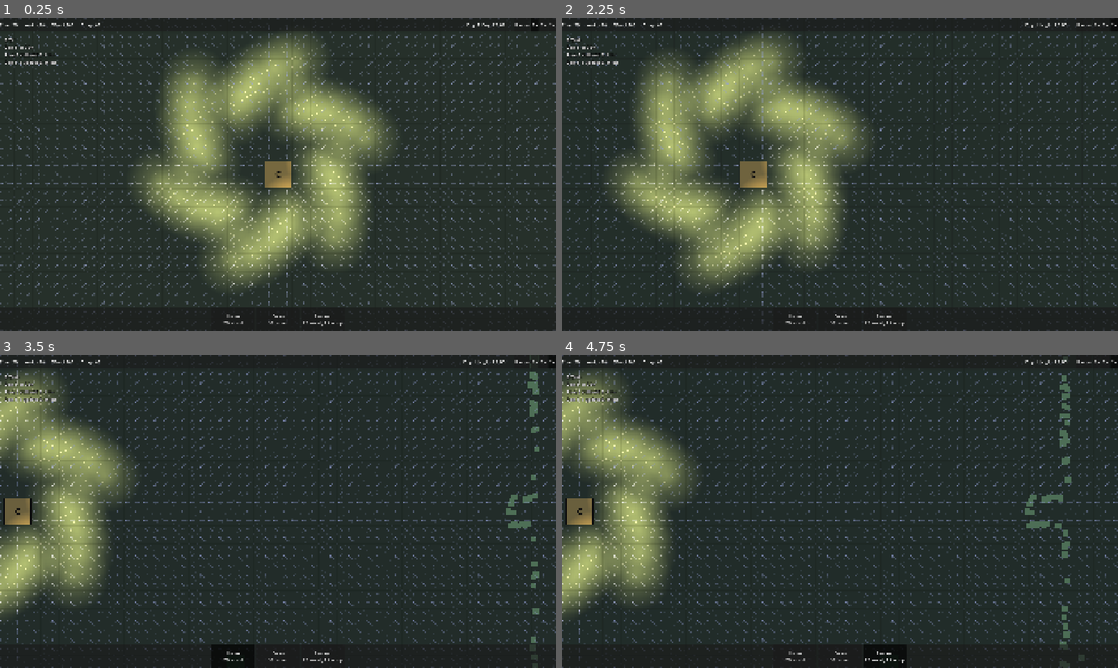
Above: before the commit, frames 1-4 (two rows, left to right).
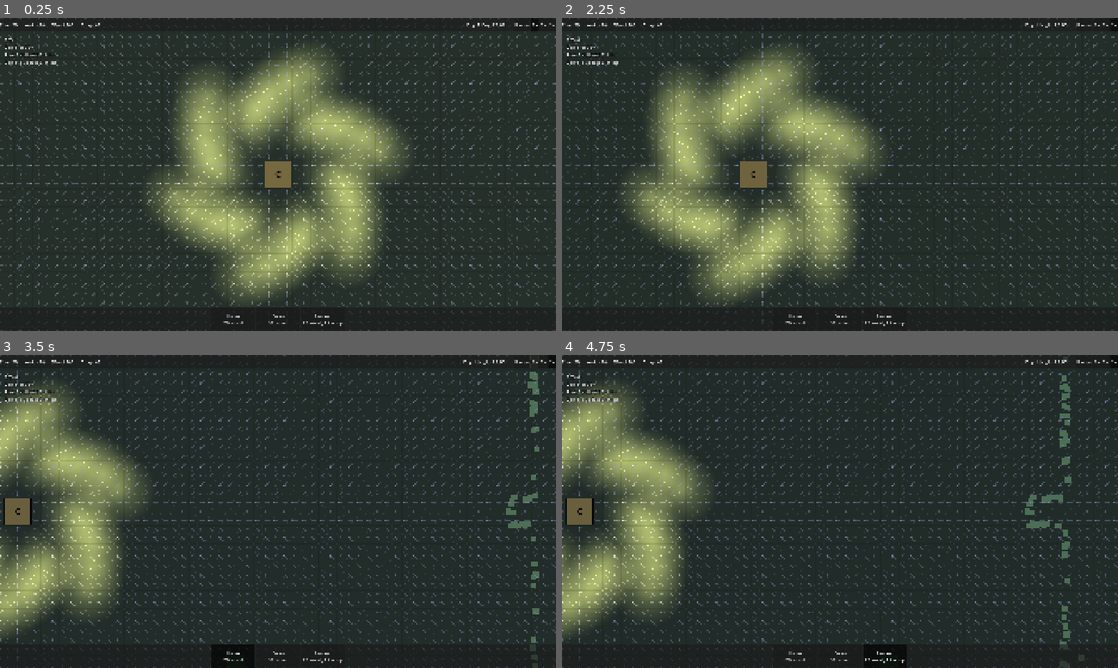
Above: after the commit, the same moments.

Repository: J3vb/zombie-city-builder
Game: Godot game, scene res://scenes/tests/light_test.tscn
Same seed, same stepped clock (60 frames per second), same inputs: the game is played once before the commit and once after it. This scene is started directly instead of the project's main scene.
Inputs:
- Up to frame 1 (0.25 s): no input
- Up to frame 2 (2.25 s): click "1x" at 0.5 s; click "2x" at 1.25 s; click "3x" at 2 s
- Up to frame 3 (3.5 s): click "House 20 wood" at 2.75 s
- Up to frame 4 (4.75 s): click "Farm 30 wood" at 3.5 s; click "Storage 25 wood, 10 scrap" at 4.25 s

The runs differ from the first frame. In frame 1, 17% of the frame differs, in the area x 23-73%, y 4-92%; in frame 2, 17%, in the area x 8-58%, y 5-92%; in frame 3, 9.6%; in frame 4, 9.6%.

Commit message:
Separate town simulation from its views and protect building footprints

Diff:
--- a/scenes/buildings/building.tscn
+++ b/scenes/buildings/building.tscn
@@ -1,6 +1,10 @@
-[gd_scene load_steps=2 format=3]
+[gd_scene load_steps=3 format=3]
 
 [ext_resource type="Script" path="res://scripts/buildings/building.gd" id="1_script"]
+[ext_resource type="Script" path="res://scripts/buildings/building_view_2d.gd" id="2_view"]
 
 [node name="Building" type="Node2D"]
 script = ExtResource("1_script")
+
+[node name="View" type="Node2D" parent="."]
+script = ExtResource("2_view")
--- a/scenes/buildings/command_post.tscn
+++ b/scenes/buildings/command_post.tscn
@@ -1,6 +1,7 @@
-[gd_scene load_steps=2 format=3]
+[gd_scene load_steps=3 format=3]
 
-[ext_resource type="Script" path="res://scripts/buildings/command_post.gd" id="1_script"]
+[ext_resource type="PackedScene" path="res://scenes/buildings/building.tscn" id="1_building"]
+[ext_resource type="Script" path="res://scripts/buildings/command_post.gd" id="2_script"]
 
-[node name="CommandPost" type="Node2D"]
-script = ExtResource("1_script")
+[node name="CommandPost" instance=ExtResource("1_building")]
+script = ExtResource("2_script")
--- a/scenes/units/zombie_manager.tscn
+++ b/scenes/units/zombie_manager.tscn
@@ -1,9 +1,14 @@
-[gd_scene load_steps=2 format=3]
+[gd_scene load_steps=3 format=3]
 
 [ext_resource type="Script" path="res://scripts/units/zombie_manager.gd" id="1_zm"]
+[ext_resource type="Script" path="res://scripts/units/zombie_view_2d.gd" id="2_view"]
 
 [node name="ZombieManager" type="Node2D"]
 z_index = 5
 script = ExtResource("1_zm")
 
 [node name="Mesh" type="MultiMeshInstance2D" parent="."]
+script = ExtResource("2_view")
+
+[connection signal="crowd_configured" from="." to="Mesh" method="setup"]
+[connection signal="crowd_updated" from="." to="Mesh" method="present"]
--- a/scripts/autoload/economy.gd
+++ b/scripts/autoload/economy.gd
@@ -37,5 +37,7 @@
 	if not can_afford(cost):
 		return false
 	for id: StringName in cost:
-		add(id, -cost[id])
+		stock[id] = get_amount(id) - cost[id]
+	for id: StringName in cost:
+		EventBus.resource_changed.emit(id, stock[id])
 	return true
--- a/scripts/buildings/building.gd
+++ b/scripts/buildings/building.gd
@@ -1,10 +1,8 @@
 class_name Building
-extends Node2D
-## A placed building. Draws a placeholder block until real art exists.
+extends Node
+## Simulation state for one placed building. Grid owns its footprint.
 
-const OUTLINE := Color(0.05, 0.05, 0.05)
-const BAR_BACK := Color(0.1, 0.1, 0.1)
-const BAR_FRONT := Color(0.85, 0.2, 0.15)
+signal health_changed
 
 var def: BuildingDef
 var cell: Vector2i
@@ -12,59 +10,51 @@
 var cells: Array[Vector2i] = []
 
 var _grid: Grid
-var _tile: Vector2
 var _balance: BalanceDef = preload("res://data/balance.tres")
 
 
-func setup(building_def: BuildingDef, anchor: Vector2i, grid: Grid, tile: Vector2) -> void:
+func setup(building_def: BuildingDef, anchor: Vector2i, grid: Grid) -> void:
 	def = building_def
 	cell = anchor
 	health = def.max_health
 	cells = Grid.cells_of(anchor, def.size)
 	_grid = grid
-	_tile = tile
-	position = grid.cell_to_world(anchor) - tile / 2.0
-	queue_redraw()
+
+
+func sim_bounds() -> Rect2:
+	return Rect2(Vector2(cell * _grid.tile_size), Vector2(def.size * _grid.tile_size))
+
+
+func sim_center() -> Vector2:
+	return sim_bounds().get_center()
 
 
 func take_damage(amount: int) -> void:
-	if health <= 0:
+	if is_queued_for_deletion():
 		return
 	health -= amount
-	queue_redraw()
 	if health <= 0:
-		_on_destroyed()
-		_remove()
+		_remove(false)
+	else:
+		health_changed.emit()
 
 
 func demolish() -> void:
-	for id_key: StringName in def.cost:
-		Economy.add(id_key, floori(def.cost[id_key] * _balance.demolish_refund))
-	_remove()
+	if not is_queued_for_deletion():
+		_remove(true)
+
+
+func _remove(demolished: bool) -> void:
+	# Mark removal before notifying listeners that may replace this building.
+	queue_free()
+	_grid.release(cells, self)
+	if demolished:
+		for id: StringName in def.cost:
+			Economy.add(id, floori(def.cost[id] * _balance.demolish_refund))
+	else:
+		_on_destroyed()
+	EventBus.building_destroyed.emit(self)
 
 
 func _on_destroyed() -> void:
 	pass
-
-
-func _remove() -> void:
-	_grid.release(cells)
-	EventBus.building_destroyed.emit(self)
-	queue_free()
-
-
-func _draw() -> void:
-	var rect := Rect2(Vector2.ZERO, Vector2(def.size) * _tile)
-	draw_rect(rect.grow(-2), def.color)
-	draw_rect(rect.grow(-2), OUTLINE, false, 3.0)
-	var font := ThemeDB.fallback_font
-	var font_size := int(_tile.y * 0.9)
-	var label := def.display_name.left(1)
-	var text_size := font.get_string_size(label, HORIZONTAL_ALIGNMENT_LEFT, -1, font_size)
-	var text_pos := rect.get_center() + Vector2(-text_size.x / 2.0, font_size * 0.35)
-	draw_string(font, text_pos, label, HORIZONTAL_ALIGNMENT_LEFT, -1, font_size, OUTLINE)
-	if health < def.max_health:
-		var bar := Rect2(4, 4, rect.size.x - 8, 6)
-		draw_rect(bar, BAR_BACK)
-		bar.size.x *= float(health) / def.max_health
-		draw_rect(bar, BAR_FRONT)
--- /dev/null
+++ b/scripts/buildings/building_view_2d.gd
@@ -0,0 +1,33 @@
+extends Node2D
+## Draws the current 2D building and damage bar at its simulation footprint.
+
+const OUTLINE := Color(0.05, 0.05, 0.05)
+const BAR_BACK := Color(0.1, 0.1, 0.1)
+const BAR_FRONT := Color(0.85, 0.2, 0.15)
+
+@onready var building := get_parent() as Building
+
+
+func _ready() -> void:
+	if building.def != null:
+		position = building.sim_bounds().position
+	building.health_changed.connect(queue_redraw)
+
+
+func _draw() -> void:
+	if building.def == null:
+		return
+	var rect := Rect2(Vector2.ZERO, building.sim_bounds().size)
+	draw_rect(rect.grow(-2), building.def.color)
+	draw_rect(rect.grow(-2), OUTLINE, false, 3.0)
+	var font := ThemeDB.fallback_font
+	var font_size := int(rect.size.y / building.def.size.y * 0.9)
+	var label := building.def.display_name.left(1)
+	var text_size := font.get_string_size(label, HORIZONTAL_ALIGNMENT_LEFT, -1, font_size)
+	var text_pos := rect.get_center() + Vector2(-text_size.x / 2.0, font_size * 0.35)
+	draw_string(font, text_pos, label, HORIZONTAL_ALIGNMENT_LEFT, -1, font_size, OUTLINE)
+	if building.health < building.def.max_health:
+		var bar := Rect2(4, 4, rect.size.x - 8, 6)
+		draw_rect(bar, BAR_BACK)
+		bar.size.x *= float(building.health) / building.def.max_health
+		draw_rect(bar, BAR_FRONT)
--- a/scripts/debug/light_test.gd
+++ b/scripts/debug/light_test.gd
@@ -27,7 +27,7 @@
 	gradient.set_color(0, Color.WHITE)
 	gradient.set_color(1, Color(1, 1, 1, 0))
 	tex.gradient = gradient
-	var centre := world.command_post.position
+	var centre := world.command_post.sim_center()
 	for i in LIGHTS:
 		var light := PointLight2D.new()
 		light.texture = tex
--- a/scripts/units/zombie_manager.gd
+++ b/scripts/units/zombie_manager.gd
@@ -1,13 +1,19 @@
 class_name ZombieManager
-extends Node2D
-## All zombies as rows in packed arrays, drawn in one MultiMesh.
+extends Node
+## Simulates all zombies in packed arrays and publishes one batch for rendering.
 ## A row index is only valid inside the current frame: deaths are removed at
 ## the end of the frame by swapping the last row into the gap.
 
+signal crowd_configured(capacity: int, world_size: Vector2)
+signal crowd_updated(
+	positions: PackedVector2Array,
+	types: PackedByteArray,
+	states: PackedByteArray,
+	defs: Array[ZombieDef],
+	count: int
+)
+
 enum State { HORDE, ATTACK }
-
-const FLOATS_PER_INSTANCE := 12
-const ATTACK_TINT := Color(1.0, 0.55, 0.45)
 
 var world: World
 var last_update_ms: float = 0.0
@@ -23,11 +29,8 @@
 var _dying := PackedInt32Array()
 var _hash := SpatialHash.new()
 var _near := PackedInt32Array()
-var _buffer := PackedFloat32Array()
 var _frame: int = 0
 var _tile: float = 32.0
-
-@onready var _mesh_instance: MultiMeshInstance2D = $Mesh
 
 
 func setup(owner_world: World) -> void:
@@ -39,20 +42,8 @@
 	_type.resize(cap)
 	_state.resize(cap)
 	_cooldown.resize(cap)
-	_buffer.resize(cap * FLOATS_PER_INSTANCE)
 	_hash.setup(world.grid.world_size(), _tile * 2.0)
-	var mm := MultiMesh.new()
-	mm.transform_format = MultiMesh.TRANSFORM_2D
-	mm.use_colors = true
-	var quad := QuadMesh.new()
-	quad.size = Vector2(1, 1)
-	mm.mesh = quad
-	mm.instance_count = cap
-	mm.visible_instance_count = 0
-	# The buffer is written directly, so Godot can't work out the bounds itself.
-	var world_size := world.grid.world_size()
-	mm.custom_aabb = AABB(Vector3(-64, -64, -1), Vector3(world_size.x + 128, world_size.y + 128, 2))
-	_mesh_instance.multimesh = mm
+	crowd_configured.emit(cap, world.grid.world_size())
 
 
 func count() -> int:
@@ -103,7 +94,7 @@
 	if dt > 0.0:
 		_step_all(dt)
 	_remove_dead()
-	_upload()
+	crowd_updated.emit(_pos, _type, _state, _defs, _count)
 	last_update_ms = (Time.get_ticks_usec() - start) / 1000.0
 
 
@@ -111,8 +102,8 @@
 	var field := world.flow_field
 	var grid := world.grid
 	var target := world.grid.world_size() / 2.0
-	if is_instance_valid(world.command_post):
-		target = world.command_post.global_position
+	if is_instance_valid(world.command_post) and not world.command_post.is_queued_for_deletion():
+		target = world.command_post.sim_center()
 	var sep_r := _balance.separation_radius
 	var sep_k := _balance.separation_strength
 	for i in _count:
@@ -126,7 +117,7 @@
 			dir = (target - p).normalized()
 		var ahead := p + dir * _tile * 0.5
 		var ahead_cell := Vector2i(floori(ahead.x / _tile), floori(ahead.y / _tile))
-		var building := grid.building_at(ahead_cell) as Building
+		var building := grid.building_at(ahead_cell)
 		if building:
 			_state[i] = State.ATTACK
 			_cooldown[i] -= dt
@@ -194,26 +185,3 @@
 		_cooldown[i] = _cooldown[last]
 		_count -= 1
 	_dying.clear()
-
-
-func _upload() -> void:
-	var mm := _mesh_instance.multimesh
-	for i in _count:
-		var def := _defs[_type[i]]
-		var size := def.radius * 2.0
-		var c := def.color * ATTACK_TINT if _state[i] == State.ATTACK else def.color
-		var o := i * FLOATS_PER_INSTANCE
-		_buffer[o] = size
-		_buffer[o + 1] = 0.0
-		_buffer[o + 2] = 0.0
-		_buffer[o + 3] = _pos[i].x
-		_buffer[o + 4] = 0.0
-		_buffer[o + 5] = size
-		_buffer[o + 6] = 0.0
-		_buffer[o + 7] = _pos[i].y
-		_buffer[o + 8] = c.r
-		_buffer[o + 9] = c.g
-		_buffer[o + 10] = c.b
-		_buffer[o + 11] = 1.0
-	RenderingServer.multimesh_set_buffer(mm.get_rid(), _buffer)
-	mm.visible_instance_count = _count
--- /dev/null
+++ b/scripts/units/zombie_view_2d.gd
@@ -0,0 +1,52 @@
+extends MultiMeshInstance2D
+## Uploads the Walker poses and colors to the 2D crowd mesh once per frame.
+
+const FLOATS_PER_INSTANCE := 12
+const ATTACK_TINT := Color(1.0, 0.55, 0.45)
+
+var _buffer := PackedFloat32Array()
+
+
+func setup(capacity: int, world_size: Vector2) -> void:
+	_buffer.resize(capacity * FLOATS_PER_INSTANCE)
+	var mm := MultiMesh.new()
+	mm.transform_format = MultiMesh.TRANSFORM_2D
+	mm.use_colors = true
+	var quad := QuadMesh.new()
+	quad.size = Vector2(1, 1)
+	mm.mesh = quad
+	mm.instance_count = capacity
+	mm.visible_instance_count = 0
+	# The buffer is written directly, so Godot can't work out the bounds itself.
+	mm.custom_aabb = AABB(Vector3(-64, -64, -1), Vector3(world_size.x + 128, world_size.y + 128, 2))
+	multimesh = mm
+
+
+func present(
+	positions: PackedVector2Array,
+	types: PackedByteArray,
+	states: PackedByteArray,
+	defs: Array[ZombieDef],
+	count: int
+) -> void:
+	multimesh.visible_instance_count = count
+	if count == 0:
+		return
+	for i in count:
+		var def := defs[types[i]]
+		var size := def.radius * 2.0
+		var c := def.color * ATTACK_TINT if states[i] == ZombieManager.State.ATTACK else def.color
+		var o := i * FLOATS_PER_INSTANCE
+		_buffer[o] = size
+		_buffer[o + 1] = 0.0
+		_buffer[o + 2] = 0.0
+		_buffer[o + 3] = positions[i].x
+		_buffer[o + 4] = 0.0
+		_buffer[o + 5] = size
+		_buffer[o + 6] = 0.0
+		_buffer[o + 7] = positions[i].y
+		_buffer[o + 8] = c.r
+		_buffer[o + 9] = c.g
+		_buffer[o + 10] = c.b
+		_buffer[o + 11] = 1.0
+	RenderingServer.multimesh_set_buffer(multimesh.get_rid(), _buffer)
--- a/scripts/world/build_tool.gd
+++ b/scripts/world/build_tool.gd
@@ -1,6 +1,6 @@
 class_name BuildTool
 extends Node2D
-## Places buildings: ghost preview, checks, spending.
+## Shows the placement preview and submits the selected building to World.
 
 const VALID := Color(0.3, 0.9, 0.4, 0.45)
 const INVALID := Color(0.95, 0.2, 0.2, 0.45)
@@ -10,7 +10,6 @@
 var world: World
 
 var _hover_cell := Vector2i(-1, -1)
-var _query := PackedInt32Array()
 
 
 func select(def: BuildingDef) -> void:
@@ -24,30 +23,14 @@
 
 
 func can_place(def: BuildingDef, cell: Vector2i) -> bool:
-	var cells := Grid.cells_of(cell, def.size)
-	if not world.grid.is_free(cells):
-		return false
-	if _zombie_in(cells):
-		return false
-	return Economy.can_afford(def.cost)
+	return world.can_place_building(def, cell)
 
 
 func place(cell: Vector2i) -> bool:
-	if selected == null or not can_place(selected, cell):
+	if selected == null or world.try_place_building(selected, cell) == null:
 		return false
-	Economy.spend(selected.cost)
-	world.spawn_building(selected, cell)
 	queue_redraw()
 	return true
-
-
-func _zombie_in(cells: Array[Vector2i]) -> bool:
-	var tile := world.tile_size()
-	for c in cells:
-		var centre := world.grid.cell_to_world(c)
-		if world.zombies.query(centre, tile.x * 0.71, _query) > 0:
-			return true
-	return false
 
 
 func _process(_delta: float) -> void:
--- a/scripts/world/grid.gd
+++ b/scripts/world/grid.gd
@@ -12,7 +12,7 @@
 var terrain_types: PackedByteArray
 var base_cost: PackedInt32Array
 var cost: PackedInt32Array
-var occupant: Dictionary[Vector2i, Node2D] = {}
+var occupant: Dictionary[Vector2i, Building] = {}
 
 
 func setup(map: MapDef, types: PackedByteArray, terrain: TerrainSet) -> void:
@@ -45,21 +45,30 @@
 	return true
 
 
-func occupy(cells: Array[Vector2i], building: Node2D) -> void:
+func occupy(cells: Array[Vector2i], building: Building) -> bool:
+	if building == null or cells.is_empty() or not is_free(cells):
+		return false
 	for cell in cells:
 		occupant[cell] = building
 		cost[index(cell)] = BLOCKED
 	changed.emit()
+	return true
 
 
-func release(cells: Array[Vector2i]) -> void:
+func release(cells: Array[Vector2i], owner_building: Building) -> void:
+	if owner_building == null:
+		return
+	var released := false
 	for cell in cells:
-		occupant.erase(cell)
-		cost[index(cell)] = base_cost[index(cell)]
-	changed.emit()
+		if occupant.get(cell) == owner_building:
+			occupant.erase(cell)
+			cost[index(cell)] = base_cost[index(cell)]
+			released = true
+	if released:
+		changed.emit()
 
 
-func building_at(cell: Vector2i) -> Node2D:
+func building_at(cell: Vector2i) -> Building:
 	return occupant.get(cell)
 
 
--- a/scripts/world/world.gd
+++ b/scripts/world/world.gd
@@ -13,6 +13,7 @@
 var command_post: Building
 var last_build_ms: float = 0.0
 
+var _nearby_zombies := PackedInt32Array()
 var _dirty := false
 var _task_id := -1
 var _pending_field: FlowField
@@ -37,7 +38,7 @@
 	camera.set_bounds(Rect2(Vector2.ZERO, grid.world_size()))
 	build_tool.world = self
 	command_post = spawn_building(COMMAND_POST, map_def.command_post_cell)
-	camera.position = command_post.position + Vector2(COMMAND_POST.size) * tile_size() / 2.0
+	camera.position = command_post.sim_center()
 	grid.changed.connect(_on_grid_changed)
 	_build_now()
 	zombies.setup(self)
@@ -65,11 +66,36 @@
 			terrain.set_cell(cell, 0, Vector2i(atlas_x, 0))
 
 
+func can_place_building(def: BuildingDef, cell: Vector2i) -> bool:
+	var cells := Grid.cells_of(cell, def.size)
+	if not grid.is_free(cells) or not Economy.can_afford(def.cost):
+		return false
+	for c in cells:
+		if zombies.query(grid.cell_to_world(c), grid.tile_size * 0.71, _nearby_zombies) > 0:
+			return false
+	return true
+
+
+## Paid placement, shared by input and simulation callers.
+func try_place_building(def: BuildingDef, cell: Vector2i) -> Building:
+	if not can_place_building(def, cell) or not Economy.spend(def.cost):
+		return null
+	var building := spawn_building(def, cell)
+	if building == null:
+		# A resource listener can claim the cells before the purchase completes.
+		for id: StringName in def.cost:
+			Economy.add(id, def.cost[id])
+	return building
+
+
+## Unpaid spawn for map setup. The grid still checks the whole footprint.
 func spawn_building(def: BuildingDef, cell: Vector2i) -> Building:
 	var building := def.scene.instantiate() as Building
-	building.setup(def, cell, grid, tile_size())
+	building.setup(def, cell, grid)
+	if not grid.occupy(building.cells, building):
+		building.free()
+		return null
 	buildings.add_child(building)
-	grid.occupy(building.cells, building)
 	EventBus.building_placed.emit(building)
 	return building
 
@@ -77,7 +103,7 @@
 func goal_cells() -> PackedInt32Array:
 	var goals := PackedInt32Array()
 	for cell: Vector2i in grid.occupant:
-		var b := grid.occupant[cell] as Building
+		var b := grid.occupant[cell]
 		if b and b.def.is_goal:
 			goals.append(grid.index(cell))
 	return goals
--- a/tests/test_build_tool.gd
+++ b/tests/test_build_tool.gd
@@ -46,3 +46,22 @@
 	var west := Vector2i(cp.x - 5, cp.y + 1)
 	assert_eq(world.flow_field.direction_at(west), Vector2.RIGHT, "west of CP -> east")
 	fx.destroy()
+
+
+func test_competing_claim_refunds_the_whole_purchase() -> void:
+	var fx := WorldFixture.new()
+	var world := fx.create()
+	var anchor := Vector2i(20, 20)
+	var def := HOUSE.duplicate() as BuildingDef
+	def.cost = {&"wood": 10, &"scrap": 2}
+	var before := Economy.stock.duplicate()
+	var winner: Array[Building] = []
+	var on_spend := func(_id: StringName, _amount: int) -> void:
+		winner.append(world.spawn_building(HOUSE, anchor))
+	EventBus.resource_changed.connect(on_spend, CONNECT_ONE_SHOT)
+	world.build_tool.select(def)
+	assert_true(not world.build_tool.place(anchor), "competing claim wins")
+	assert_eq(Economy.stock, before, "all resources returned")
+	assert_eq(winner.size(), 1, "one competing placement")
+	assert_eq(world.grid.building_at(anchor), winner[0], "original owner remains")
+	fx.destroy()
--- a/tests/test_building.gd
+++ b/tests/test_building.gd
@@ -38,3 +38,41 @@
 	house.demolish()
 	assert_eq(Economy.get_amount(&"wood"), before + 10, "refund")
 	fx.destroy()
+
+
+func test_repeated_demolition_preserves_refund_and_replacement() -> void:
+	var fx := WorldFixture.new()
+	var world := fx.create()
+	var anchor := Vector2i(20, 20)
+	var original := world.spawn_building(HOUSE, anchor)
+	var destroyed: Array[Node] = []
+	var on_destroyed := func(b: Node) -> void: destroyed.append(b)
+	EventBus.building_destroyed.connect(on_destroyed)
+	var wood := Economy.get_amount(&"wood")
+	original.demolish()
+	var replacement := world.spawn_building(HOUSE, anchor)
+	original.demolish()
+	original.take_damage(HOUSE.max_health)
+	EventBus.building_destroyed.disconnect(on_destroyed)
+	assert_eq(destroyed, [original], "one removal")
+	assert_eq(Economy.get_amount(&"wood"), wood + 10, "one refund")
+	for cell in original.cells:
+		assert_eq(world.grid.building_at(cell), replacement, "replacement owns its footprint")
+	fx.destroy()
+
+
+func test_house_footprint_is_independent_of_its_view() -> void:
+	var fx := WorldFixture.new()
+	var world := fx.create()
+	var anchor := Vector2i(20, 20)
+	var house := world.spawn_building(HOUSE, anchor)
+	var view := house.get_node("View") as Node2D
+	var bounds := Rect2(
+		Vector2(anchor) * world.tile_size(), Vector2(HOUSE.size) * world.tile_size()
+	)
+	assert_eq(view.position, bounds.position, "draws at the footprint")
+	view.position += Vector2(600, 100)
+	assert_eq(house.sim_bounds(), bounds, "moving the art preserves the footprint")
+	assert_eq(house.sim_center(), bounds.get_center(), "center of an even-sized footprint")
+	assert_eq(world.spawn_building(HOUSE, anchor), null, "unpaid spawns also check for overlap")
+	fx.destroy()
--- a/tests/test_economy.gd
+++ b/tests/test_economy.gd
@@ -37,3 +37,15 @@
 	_setup()
 	_economy.add(&"wood", -50)
 	assert_eq(_economy.get_amount(&"wood"), 0, "wood")
+
+
+func test_stock_is_fully_debited_before_spend_notifies() -> void:
+	_setup()
+	var scrap_seen: Array[int] = []
+	var on_change := func(_id: StringName, _amount: int) -> void:
+		scrap_seen.append(_economy.get_amount(&"scrap"))
+	EventBus.resource_changed.connect(on_change)
+	var cost: Dictionary[StringName, int] = {&"wood": 4, &"scrap": 5}
+	assert_true(_economy.spend(cost), "purchase succeeds")
+	EventBus.resource_changed.disconnect(on_change)
+	assert_eq(scrap_seen, [0, 0], "both notifications see the complete purchase")
--- a/tests/test_grid.gd
+++ b/tests/test_grid.gd
@@ -33,13 +33,13 @@
 func test_occupy_and_release() -> void:
 	_setup()
 	var cells := Grid.cells_of(Vector2i(2, 2), Vector2i(2, 2))
-	var house := Node2D.new()
+	var house := Building.new()
 	assert_true(_grid.is_free(cells), "free before")
 	_grid.occupy(cells, house)
 	assert_true(not _grid.is_free(cells), "not free after occupy")
 	assert_eq(_grid.get_cost(Vector2i(3, 3)), Grid.BLOCKED, "occupied cost")
 	assert_eq(_grid.building_at(Vector2i(3, 3)), house, "building_at")
-	_grid.release(cells)
+	_grid.release(cells, house)
 	assert_true(_grid.is_free(cells), "free after release")
 	assert_eq(_grid.get_cost(Vector2i(3, 3)), 1, "cost restored")
 	assert_eq(_changes, 2, "changed fires once per call")
@@ -82,3 +82,22 @@
 	assert_eq(ids[4], TerrainSet.Kind.BORDER, "border covers water and rubble")
 	assert_eq(ids[5], TerrainSet.Kind.WATER, "water covers rubble")
 	assert_eq(ids[6], TerrainSet.Kind.RUBBLE, "rubble remains visible outside water")
+
+
+func test_conflicting_claim_leaves_every_cell_unchanged() -> void:
+	_setup()
+	var first := Building.new()
+	var second := Building.new()
+	var occupied: Array[Vector2i] = [Vector2i(2, 1)]
+	var overlap: Array[Vector2i] = [Vector2i(1, 1), Vector2i(2, 1)]
+	assert_true(_grid.occupy(occupied, first), "first claim")
+	assert_true(not _grid.occupy(overlap, second), "overlapping claim rejected")
+	_grid.release(overlap, second)
+	assert_eq(_grid.building_at(occupied[0]), first, "original owner")
+	assert_eq(_grid.building_at(overlap[0]), null, "no partial claim")
+	assert_eq(_grid.get_cost(overlap[0]), 3, "rubble cost preserved")
+	assert_eq(_changes, 1, "only the successful claim changed the grid")
+	_grid.release(occupied, first)
+	second.free()
+	first.free()
+	_teardown()
--- a/tests/test_zombie_manager.gd
+++ b/tests/test_zombie_manager.gd
@@ -54,12 +54,14 @@
 	var world := fx.create()
 	var zm := world.zombies
 	var cp := world.command_post
-	var start := cp.position + Vector2(-6 * 32, 16)
+	zm.get_node("Mesh").free()
+	cp.get_node("View").free()
+	var start := cp.sim_center() + Vector2(-6 * 32, 16)
 	zm.spawn(start, WALKER)
-	var before := start.distance_to(cp.position)
+	var before := start.distance_to(cp.sim_center())
 	for i in 60:
 		zm._process(0.1)
-	assert_true(zm.position_of(0).distance_to(cp.position) < before, "moved closer")
+	assert_true(zm.position_of(0).distance_to(cp.sim_center()) < before, "moved closer")
 	for i in 200:
 		zm._process(0.1)
 	assert_true(cp.health < cp.def.max_health, "command post damaged")
@@ -70,7 +72,7 @@
 	var fx := WorldFixture.new()
 	var world := fx.create()
 	var zm := world.zombies
-	zm.spawn(world.command_post.position + Vector2(-64, 16), WALKER)
+	zm.spawn(world.command_post.sim_bounds().position + Vector2(-64, 16), WALKER)
 	for i in 300:
 		zm._process(0.1)
 		var cell := world.grid.world_to_cell(zm.position_of(0))
@@ -78,3 +80,35 @@
 			fail("zombie inside blocked tile at step %d" % i)
 			break
 	fx.destroy()
+
+
+func test_crowd_mesh_tracks_living_walkers() -> void:
+	var fx := WorldFixture.new()
+	var world := fx.create()
+	var zm := world.zombies
+	var mesh := (zm.get_node("Mesh") as MultiMeshInstance2D).multimesh
+	zm.spawn(Vector2(100, 100), WALKER)
+	zm.spawn(Vector2(140, 100), WALKER)
+	zm._process(0.0)
+	assert_eq(mesh.visible_instance_count, 2, "both visible")
+	zm.kill(0)
+	zm._process(0.0)
+	assert_eq(mesh.visible_instance_count, 1, "one visible after swap removal")
+	zm.kill(0)
+	zm._process(0.0)
+	assert_eq(mesh.visible_instance_count, 0, "empty mesh")
+	fx.destroy()
+
+
+func test_walker_fallback_heads_to_the_footprint_center() -> void:
+	var fx := WorldFixture.new()
+	var world := fx.create()
+	var target := world.command_post.sim_center()
+	var start := target - Vector2(world.tile_size().x * 6.0, 0)
+	world.flow_field = FlowField.new()
+	world.zombies.spawn(start, WALKER)
+	world.zombies._process(0.1)
+	var moved := world.zombies.position_of(0)
+	assert_true(moved.x > start.x, "walks toward the Command Post")
+	assert_true(is_equal_approx(moved.y, target.y), "aims at the center of the footprint")
+	fx.destroy()
Not shown, added: scripts/buildings/building_view_2d.gd.uid
Not shown, added: scripts/units/zombie_view_2d.gd.uid
Not shown, changed: docs/DESIGN.md
Not shown, changed: docs/GDD.md
Not shown, changed: docs/ROADMAP.md
Not shown, changed: docs/SYSTEMS.md
